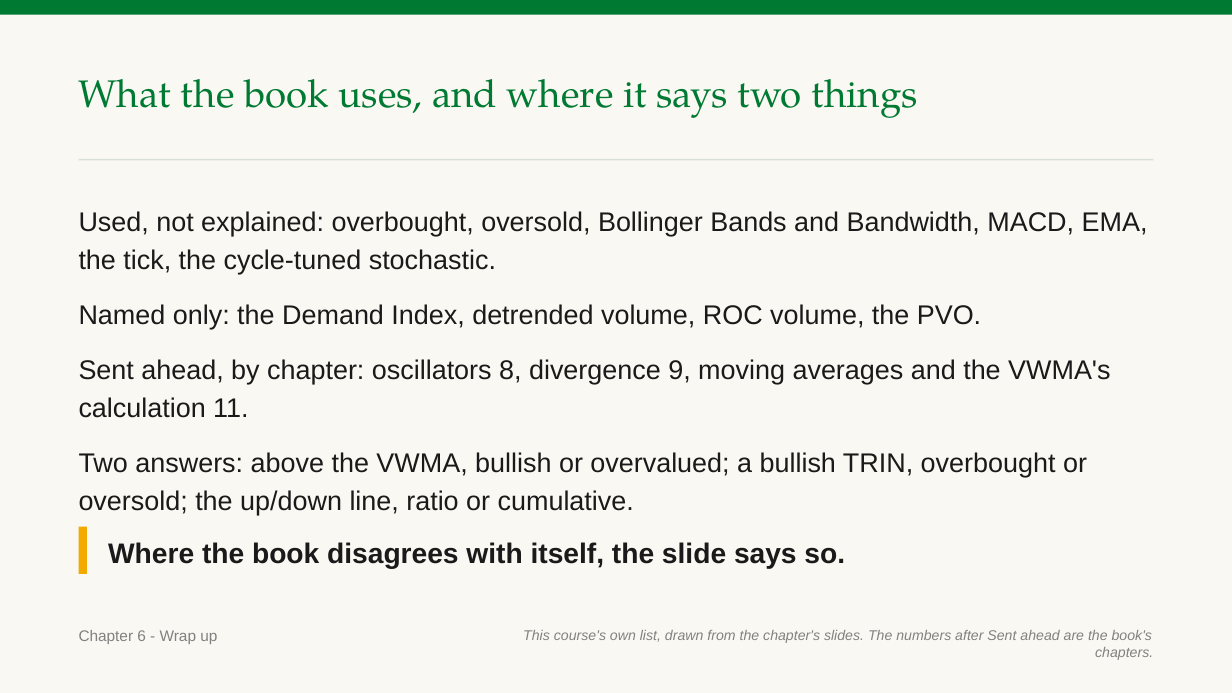
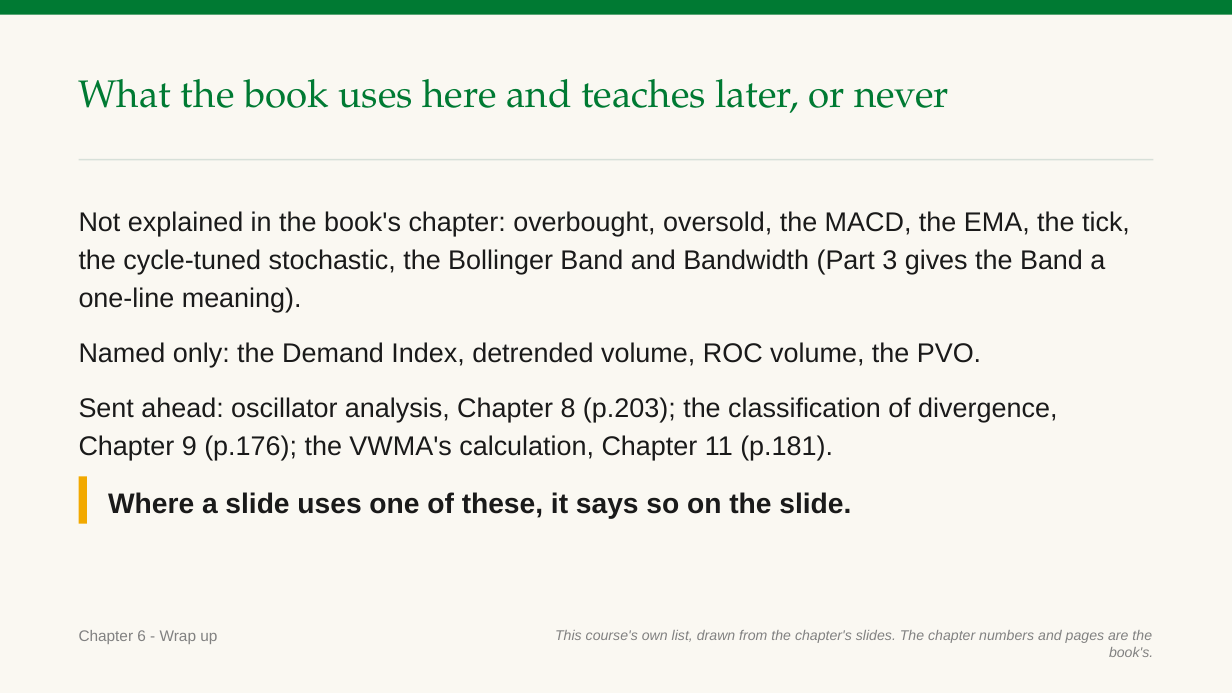
Before and after one commit to benjiesotelo-sudo/Telos_FIN1209, a slide deck: slide 174 of chapter-06/FIN1209-Chapter-06.pptx (slide 162 before the commit). Drawn at 1232x693 pixels with LibreOffice and Linux fonts; fonts in the diff are those of the drawing. Boxes give left, top, right and bottom in pixels: in the first picture for what was removed or moved away, otherwise in the second. Text is boxed around its words. In the diff, an @@ line names an element or a change of style, - is before the commit and + after.

```diff
--- a/chapter-06/FIN1209-Chapter-06.pptx
+++ b/chapter-06/FIN1209-Chapter-06.pptx
@@ text at [79, 79, 948, 113]: text changed @@
-What the book uses, and where it says two things
+What the book uses here and teaches later, or never
@@ text at [79, 211, 1130, 312]: text changed @@
-Used, not explained: overbought, oversold, Bollinger Bands and Bandwidth, MACD, EMA, the tick, the cycle-tuned stochastic.
+Not explained in the book's chapter: overbought, oversold, the MACD, the EMA, the tick, the cycle-tuned stochastic, the Bollinger Band and Bandwidth (Part 3 gives the Band a one-line meaning).
@@ text at [79, 397, 1057, 460]: text changed @@
-Sent ahead, by chapter: oscillators 8, divergence 9, moving averages and the VWMA's calculation 11.
-Two answers: above the VWMA, bullish or overvalued; a bullish TRIN, overbought or oversold; the up/down line, ratio or cumulative.
+Sent ahead: oscillator analysis, Chapter 8 (p.203); the classification of divergence, Chapter 9 (p.176); the VWMA's calculation, Chapter 11 (p.181).
@@ rectangle: place and size @@
-rectangle at [79, 527, 87, 574]
+rectangle at [79, 476, 87, 523]
@@ text at [108, 492, 851, 519]: text changed @@
-Where the book disagrees with itself, the slide says so.
+Where a slide uses one of these, it says so on the slide.
@@ text at [555, 630, 1153, 657]: text changed @@
-This course's own list, drawn from the chapter's slides. The numbers after Sent ahead are the book's chapters.
+This course's own list, drawn from the chapter's slides. The chapter numbers and pages are the book's.
```
Also in this commit, not shown: 16 other slides changed, 14 slides added, 3 other files.
